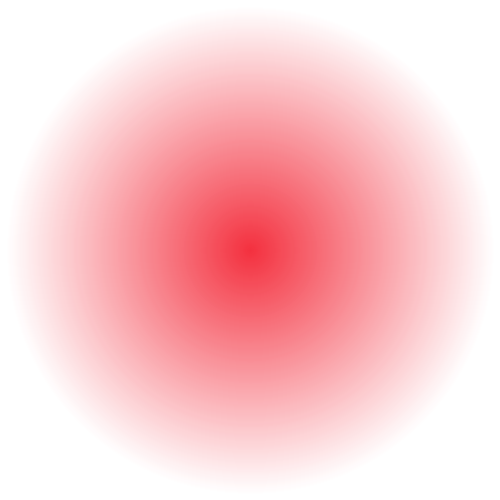
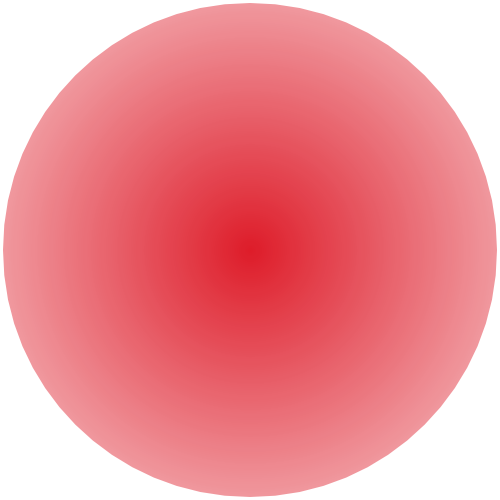
Before/after of a w=500, h=500 layered artwork. What changed in the layer stack:
painted on "Layer 2" over [3, 3, 497, 497]
